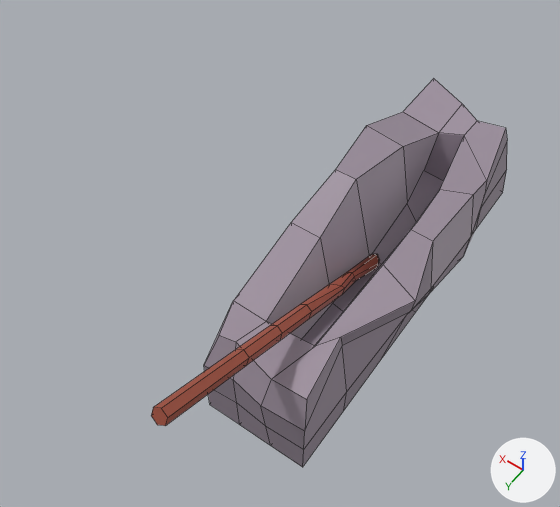
A saved change to the FBX model Assets/Blender/maze_house/lever.fbx.
Camera for both pictures: a 50 mm camera at (-3.73, 8.34, 11.55) aimed at (0.76, 2.05, 1.67). Every picture has the same lights, and +X, +Y and +Z are marked at lower right. Both versions are drawn at frame 1 of the action 'Cylinder|CylinderAction.001'; the numbers are the values there. Mesh edges are drawn as thin lines. Vertices at the same position are counted once.
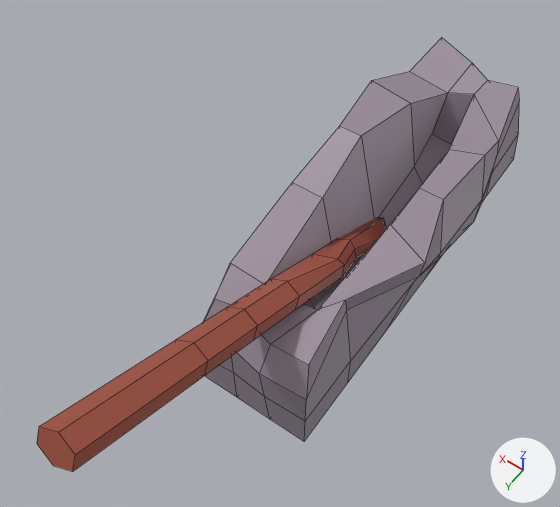
Diff of the bpy script that builds the scene:
```diff
--- a/Assets/Blender/maze_house/lever.fbx.py
+++ b/Assets/Blender/maze_house/lever.fbx.py
@@ me_cylinder @@
 me_cylinder.from_pydata(...)  # 54 vertices, 50 faces; spans x -0.13..0.15, y -0.26..0.02, z -6.32..0.1
 # used by ob_cylinder; location = (0.0, -0.04, -0.01); rotation_euler = (2.035, 0.0, 0.0), in degrees (117, 0, 0)
+# me_cylinder part 2: the whole mesh is multiplied about the mesh origin by the matrix ((2.175, 0.0, 0.0), (0.0, 1.755, 0.0), (0.0, 0.0, 1.215))
 me_cylinder.materials.append(mat_material_003)
@@ me_cube_001 @@
 me_cube_001.from_pydata(...)  # 102 vertices, 100 faces; spans x -1.34..1.39, y -4.03..3.91, z -1.0..1.91
 # used by ob_cube; location = (0.0, 0.0, 0.0)
+# me_cube_001 part 1: the whole mesh is moved by (0.0, 0.0, 1.02)
 me_cube_001.materials.append(mat_material_004)
@@ ob_cylinder @@
 ob_cylinder = bpy.data.objects.new('Cylinder', me_cylinder)
-ob_cylinder.location = (0.0, -0.04, -0.01)
-ob_cylinder.rotation_euler = (2.035, 0.0, 0.0)  # degrees (117, 0, 0)
+ob_cylinder.location = (0.0, -0.04, 1.01)
+ob_cylinder.rotation_euler = (2.017, 0.0, 0.0)  # degrees (116, 0, 0)
```

Where the change shows, as pixel boxes [x1, y1, x2, y2] in the pictures (560 x 507 px):
'Cube', mesh moved
    before: [204, 78, 507, 467]
    after: [203, 38, 519, 441]
'Cylinder', reshaped, moved, turned
    before: [151, 254, 380, 426]
    after: [37, 218, 386, 472]
